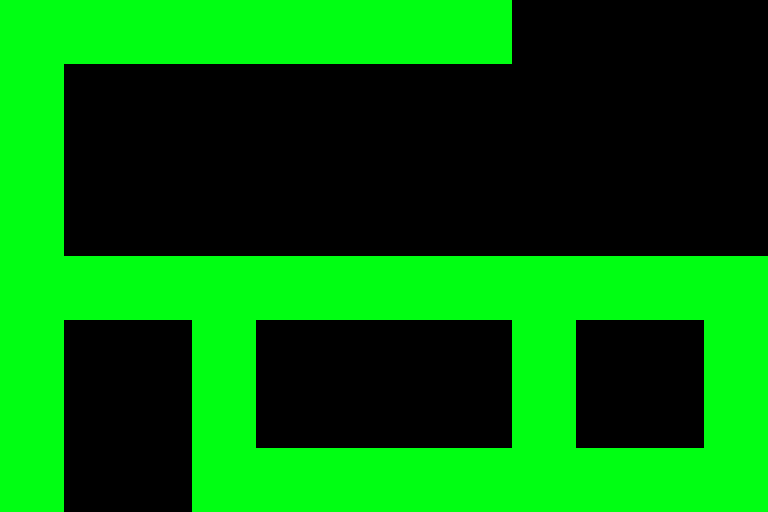
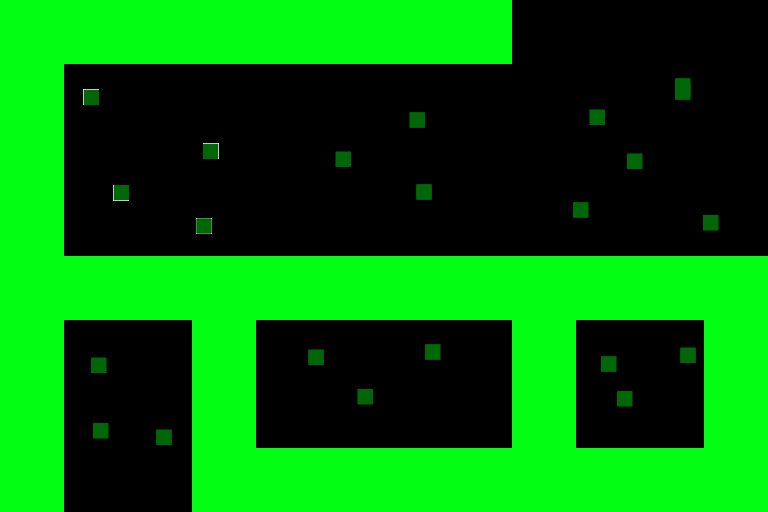
Revision of a layered 768 × 512 image; what changed, layer by layer:
painted on "corner" over box(83, 89, 219, 234)
painted on "center" over box(573, 78, 719, 231)
painted on "side" over box(335, 112, 432, 200)
painted on "side_both" over box(308, 344, 441, 405)
painted on "one_block" over box(601, 347, 696, 407)
painted on "corner_both" over box(91, 357, 172, 445)
